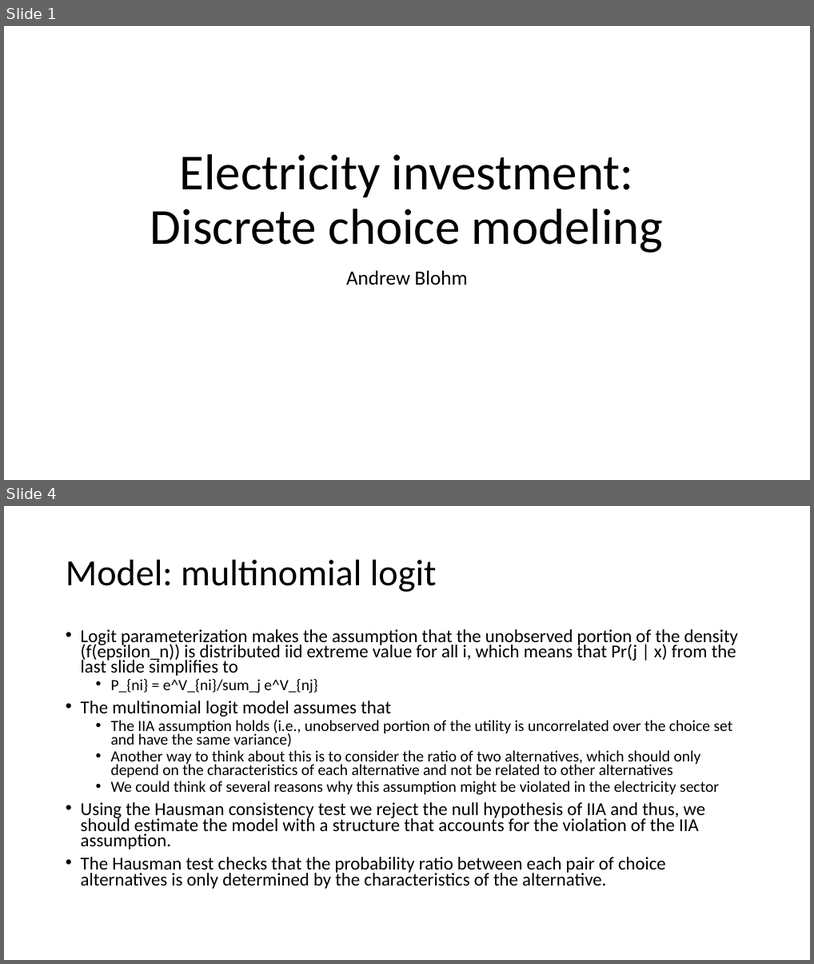
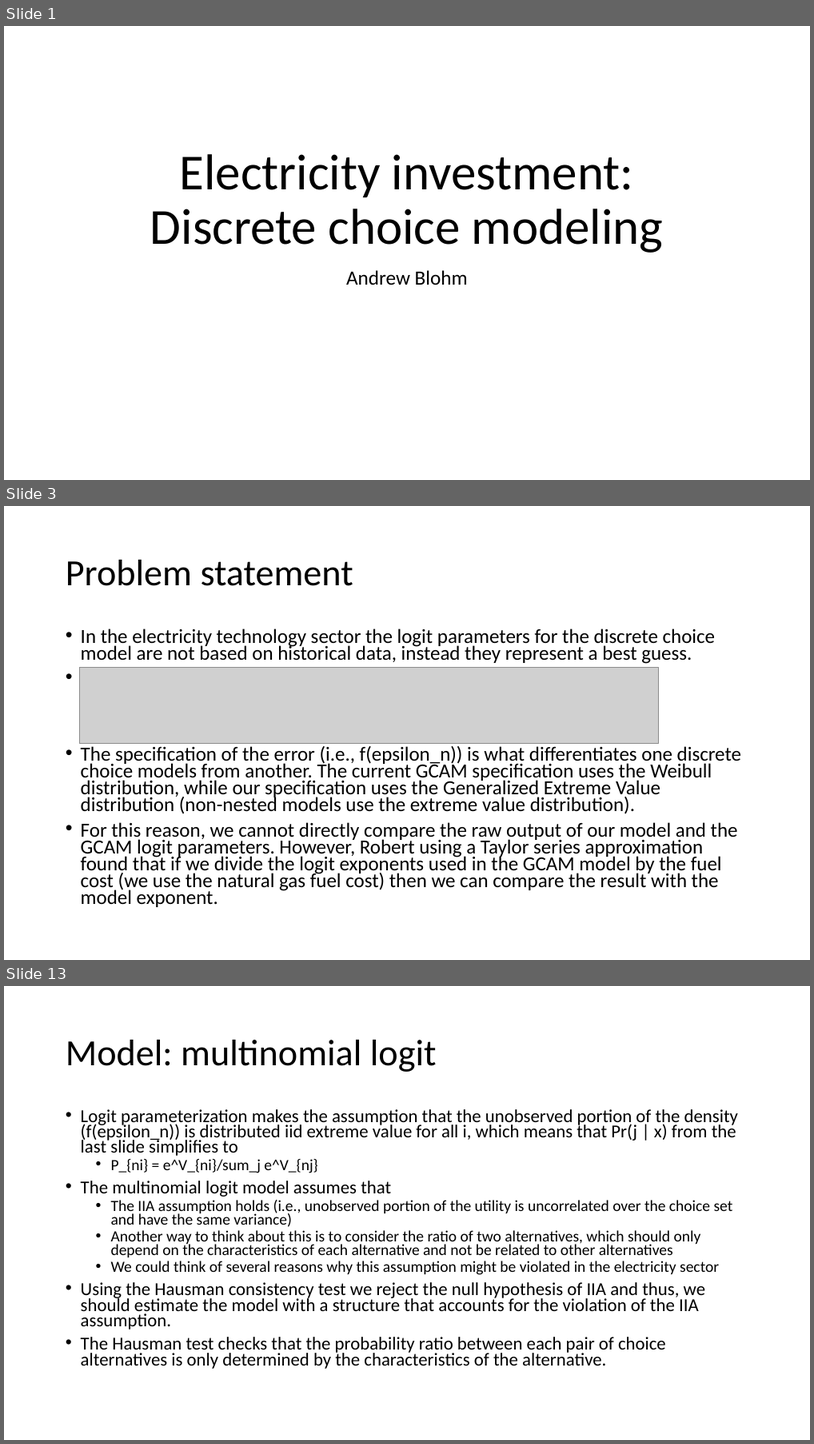
Before and after one commit to andymd26/fuzzy-waffle, a slide deck: doc/Electricity investment.pptx. Shown one above the other, each under a label of ours: slides 1 and 4 before the commit, slides 1, 3 and 13 after it; the slides between them are not shown. The pictures are 814x964 and 814x1444 pixels, drawn with LibreOffice and Linux fonts; fonts in the diff are those of the drawing; grey boxes stand for pictures. Boxes give left, top, right and bottom in pixels: in the first picture for what was removed or moved away, otherwise in the second. Text is boxed around its words. In the diff, an @@ line names an element or a change of style, - is before the commit and + after.

```diff
--- a/doc/Electricity investment.pptx
+++ b/doc/Electricity investment.pptx
@@ slide 3 added at <box>4,506,810,960</box>, background #FFFFFF @@
@@ title added at <box>66,560,354,586</box>, 44 pt, text #000000 @@
+Problem statement
@@ text added at <box>81,628,742,907</box>, 23.8 pt, text #000000 @@
+• In the electricity technology sector the logit parameters for the discrete choice model are not based on historical data, instead they represent a best guess.
+• a
+• The specification of the error (i.e., f(epsilon_n)) is what differentiates one discrete choice models from another. The current GCAM specification uses the Weibull distribution, while our specification uses the Generalized Extreme Value distribution (non-nested models use the extreme value distribution).
+• For this reason, we cannot directly compare the raw output of our model and the GCAM logit parameters. However, Robert using a Taylor series approximation found that if we divide the logit exponents used in the GCAM model by the fuel cost (we use the natural gas fuel cost) then we can compare the result with the model exponent.
@@ picture added at <box>80,668,658,744</box> @@
@@ what was slide 4 is now slide 13 @@
```
Also in this commit, not shown: 2 slides changed, 9 other slides added, 2 slides removed, 1 other file.
